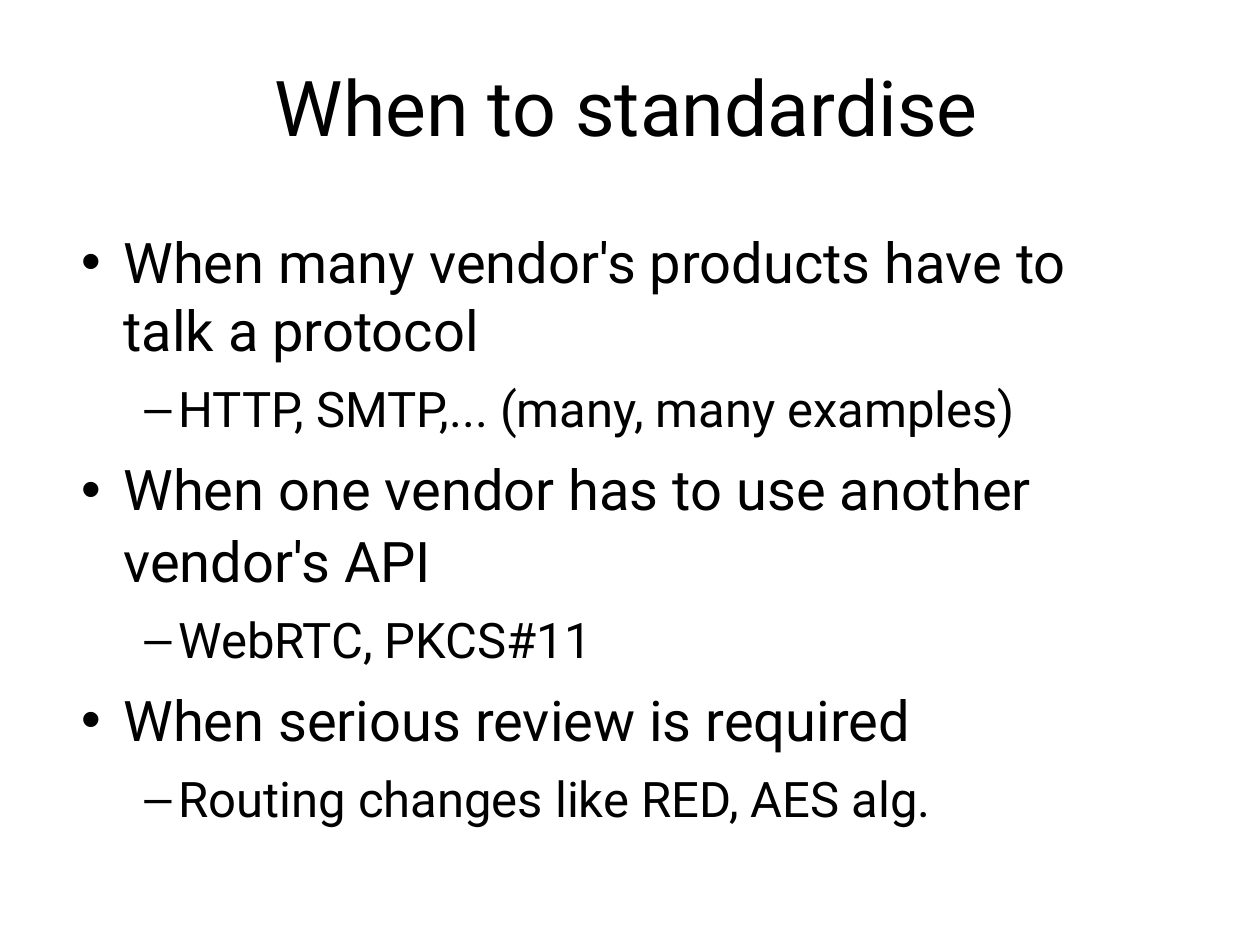
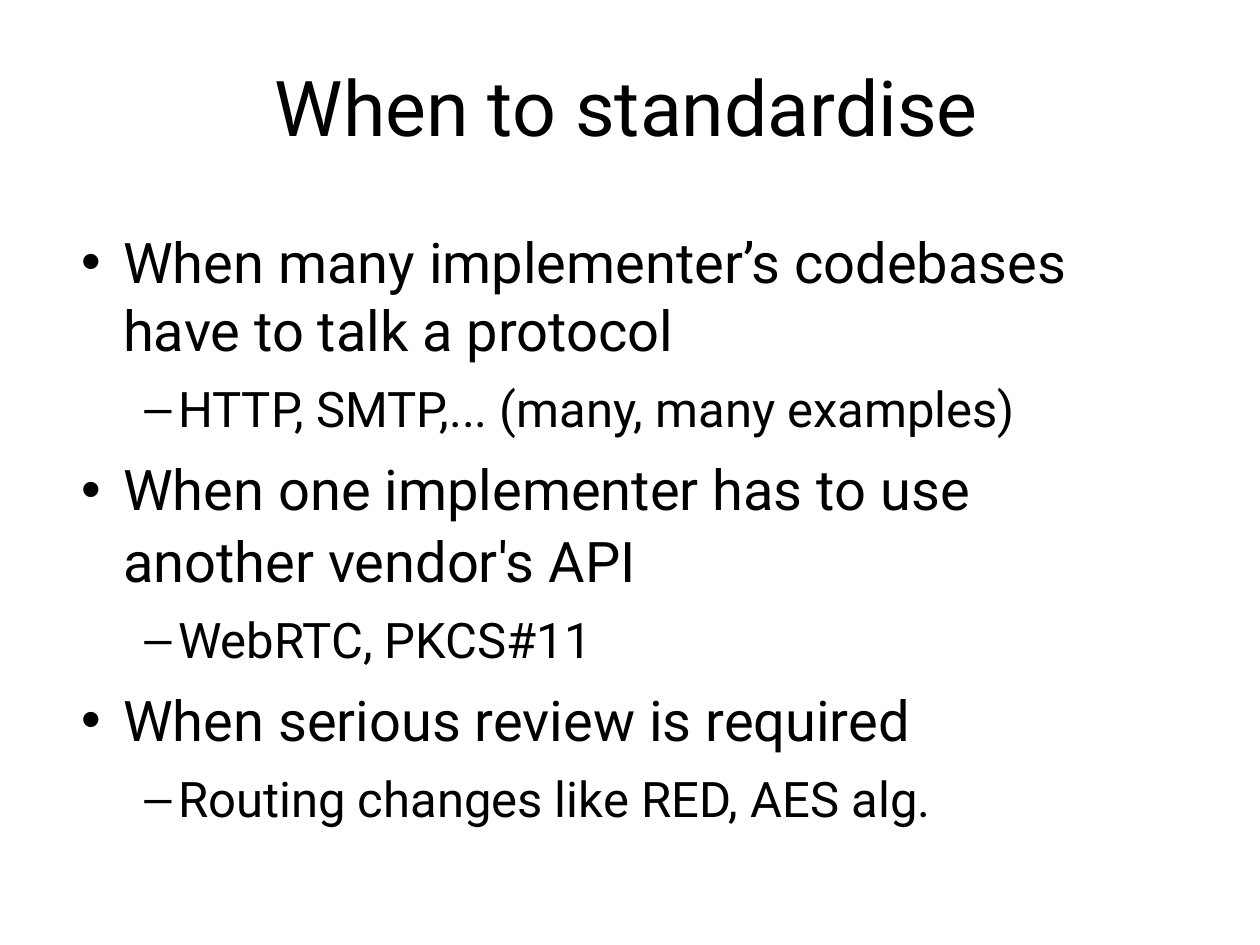
Before and after one commit to sftcd/cs7053, a slide deck: slide 20 of 2016lectures/06-protocols.ppt (slide 22 before the commit). Drawn at 1260x945 pixels with LibreOffice and Linux fonts; fonts in the diff are those of the drawing. Boxes give left, top, right and bottom in pixels: in the first picture for what was removed or moved away, otherwise in the second. Text is boxed around its words. In the diff, an @@ line names an element or a change of style, - is before the commit and + after.

Commit message:
updated std protocols intro

```diff
--- a/2016lectures/06-protocols.ppt
+++ b/2016lectures/06-protocols.ppt
@@ text at bbox=[123, 241, 1067, 363]: text changed @@
-• When many vendor's products have to talk a protocol
+• When many implementer’s codebases have to talk a protocol
@@ text at bbox=[123, 468, 969, 583]: text changed @@
-• When one vendor has to use another vendor's API
+• When one implementer has to use another vendor's API
```
Also in this commit, not shown: 15 other slides changed, 1 slide added, 2 slides removed, 2 other files.
